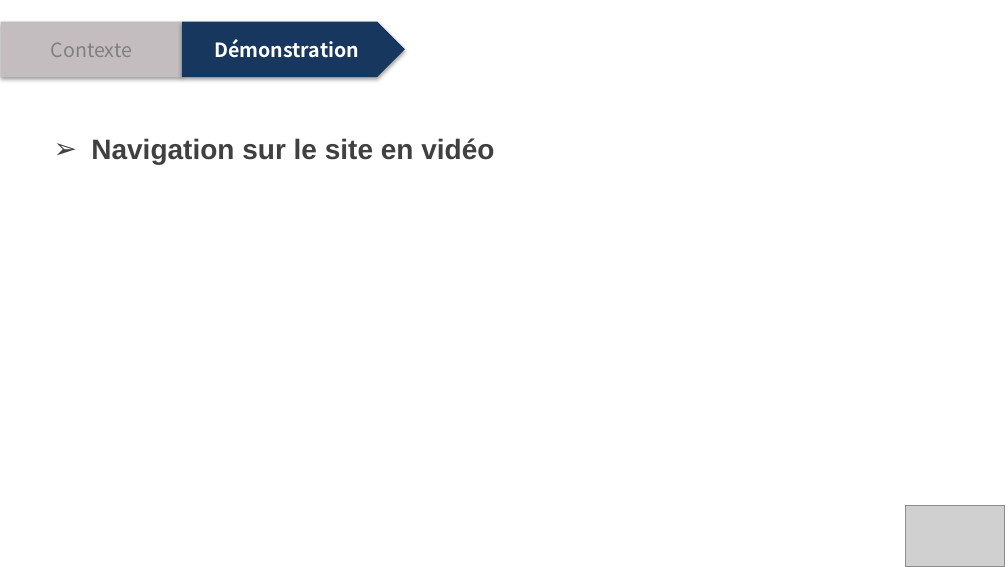
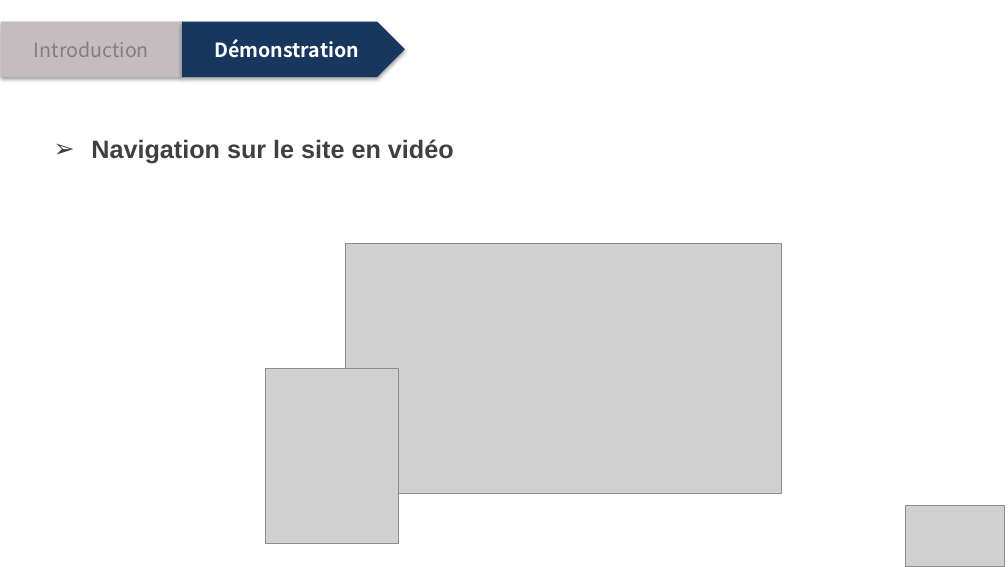
Before and after one commit to zeknoun/yourjob1, a slide deck: slide 7 of Presentation_projetV2.pptx. Drawn at 1008x567 pixels with LibreOffice and Linux fonts; fonts in the diff are those of the drawing; grey boxes stand for pictures; background and template pictures are left out. Boxes give left, top, right and bottom in pixels: in the first picture for what was removed or moved away, otherwise in the second. Text is boxed around its words. In the diff, an @@ line names an element or a change of style, - is before the commit and + after.

```diff
--- a/Presentation_projetV2.pptx
+++ b/Presentation_projetV2.pptx
@@ text in pentagon arrow at bbox=[34, 41, 149, 57]: text changed @@
-Contexte
+Introduction
@@ title "Navigation sur le site en ..." at bbox=[91, 139, 454, 164]: size 20 to 18 pt @@
@@ picture added at bbox=[346, 244, 782, 494] @@
@@ picture added at bbox=[266, 369, 398, 543] @@
```
Also in this commit, not shown: 11 other slides changed.
